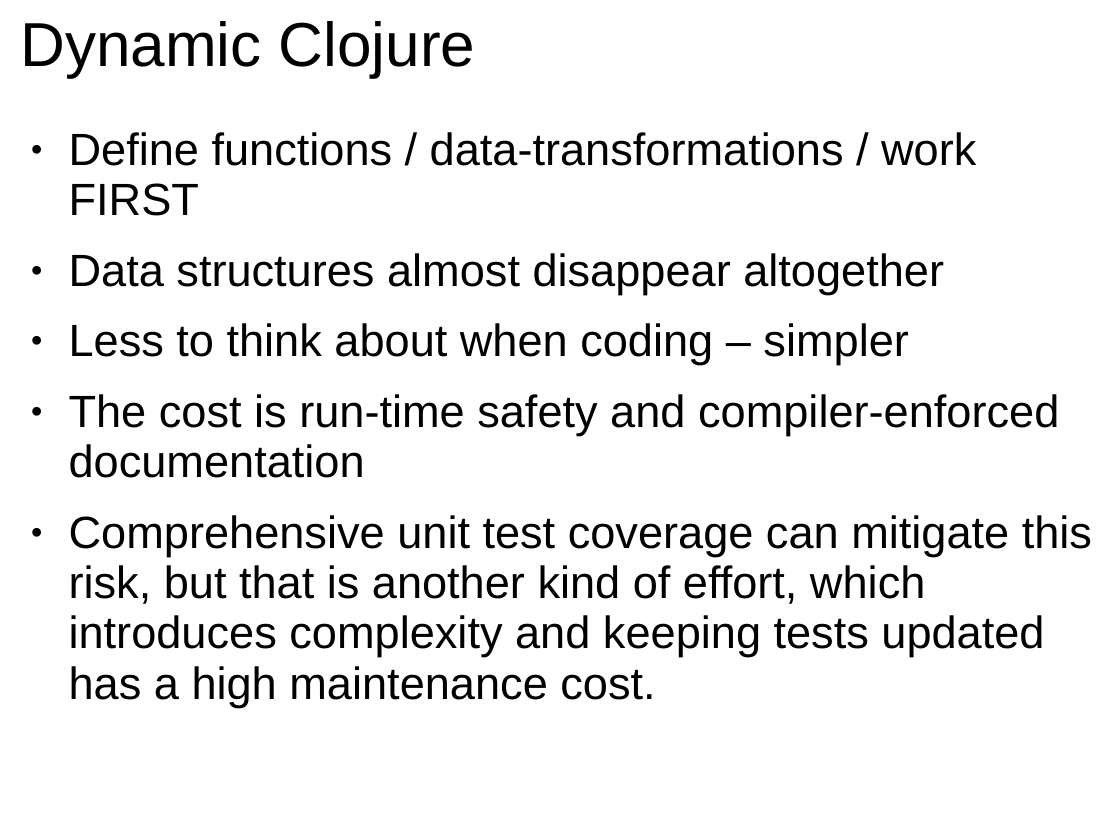
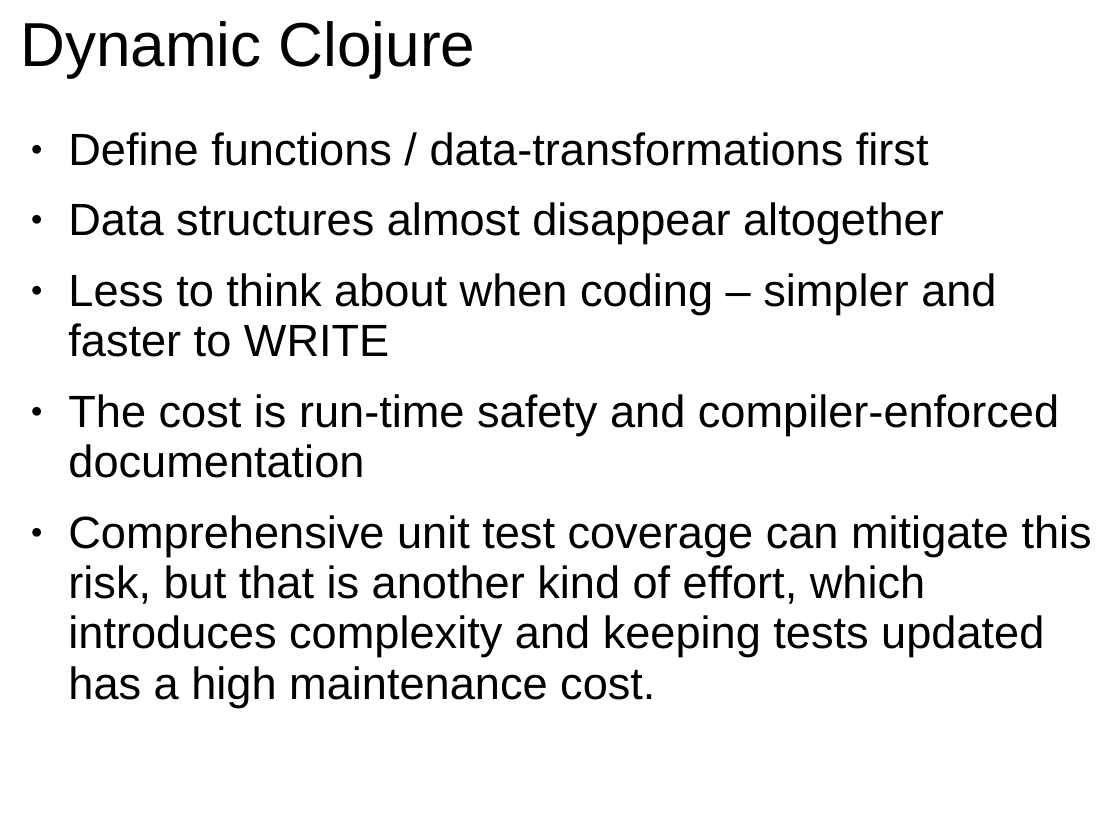
Before and after one commit to GlenKPeterson/refactJavaScalaCloj, a slide deck: slide 20 of refactJavaScalaCloj.ppt (slide 18 before the commit). Drawn at 1120x840 pixels with LibreOffice and Linux fonts; fonts in the diff are those of the drawing. Boxes give left, top, right and bottom in pixels: in the first picture for what was removed or moved away, otherwise in the second. Text is boxed around its words. In the diff, an @@ line names an element or a change of style, - is before the commit and + after.

Commit message:
Fixed typo in Scala refactoring and updated presentation.

```diff
--- a/refactJavaScalaCloj.ppt
+++ b/refactJavaScalaCloj.ppt
@@ text at [68,132,929,166]: text changed @@
-● Define functions / data-transformations / work FIRST
+● Define functions / data-transformations first
@@ text at [68,202,1092,708]: indent changed @@
@@ text at [68,273,996,357]: text changed @@
-● Less to think about when coding – simpler
+● Less to think about when coding – simpler and faster to WRITE
```
Also in this commit, not shown: 5 other slides changed, 1 slide added, 1 slide removed, 1 other file.
